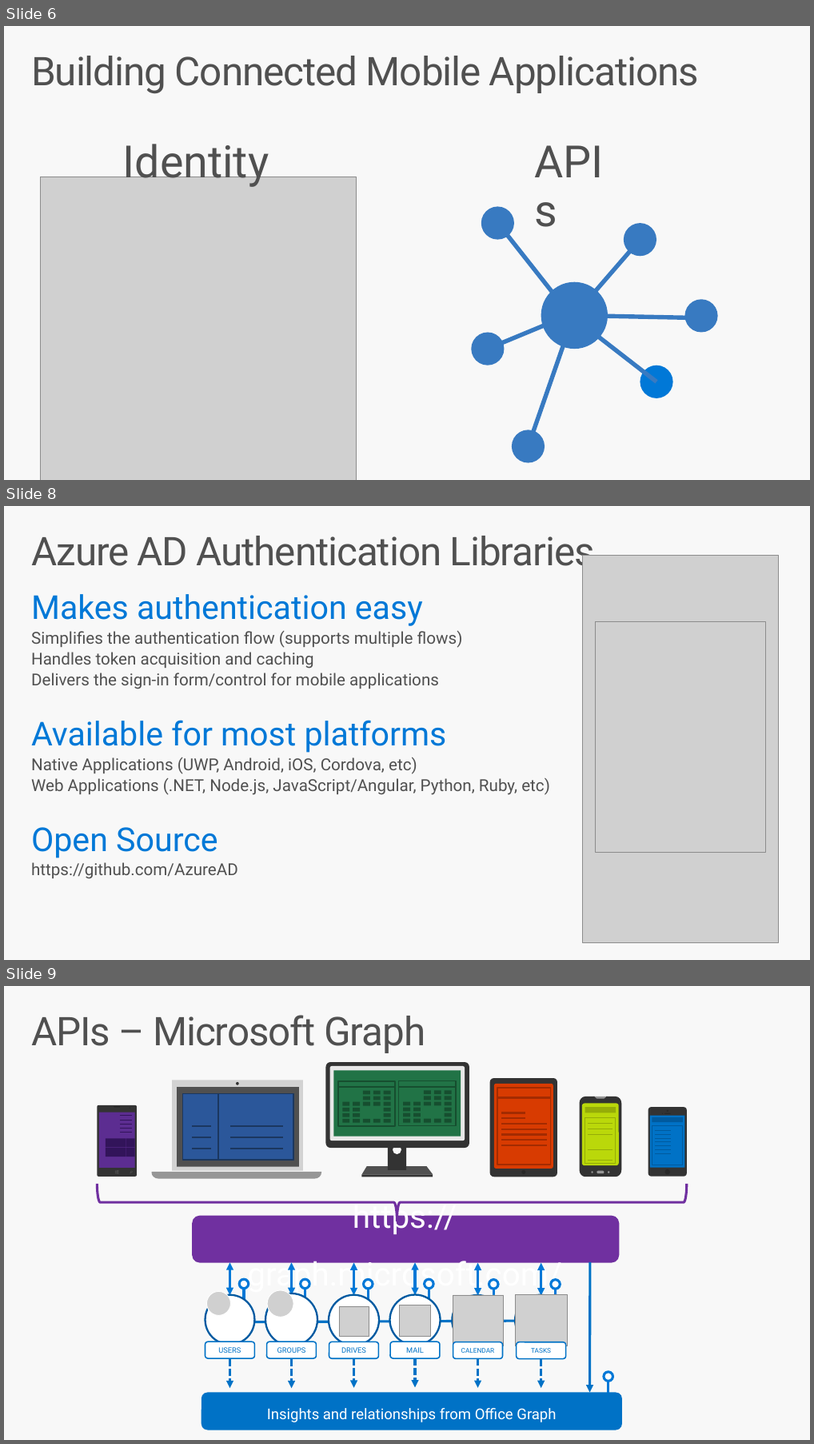
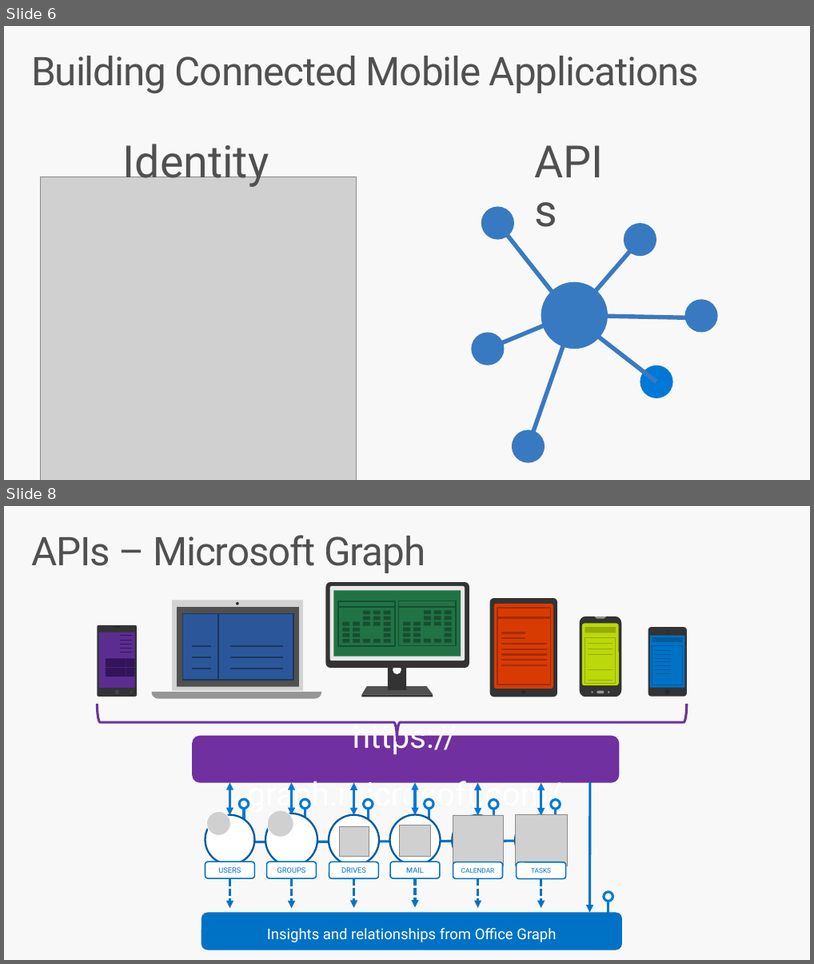
Before and after one commit to Microsoft-Build-2016/CodeLabs-Office, a slide deck: Module1-MsGraphMobile/Slides/Module1-MsGraphMobile.pptx. Shown one above the other, each under a label of ours: slides 6, 8 and 9 before the commit, slides 6 and 8 after it; the slides between them are not shown. The pictures are 814x1444 and 814x964 pixels, drawn with LibreOffice and Linux fonts; fonts in the diff are those of the drawing; grey boxes stand for pictures. Boxes give left, top, right and bottom in pixels: in the first picture for what was removed or moved away, otherwise in the second. Text is boxed around its words. In the diff, an @@ line names an element or a change of style, - is before the commit and + after.

```diff
--- a/Module1-MsGraphMobile/Slides/Module1-MsGraphMobile.pptx
+++ b/Module1-MsGraphMobile/Slides/Module1-MsGraphMobile.pptx
@@ slide 8 removed at (4,506,810,960), background #F8F8F8 @@
@@ title removed at (31,536,595,574) @@
-Azure AD Authentication Libraries
@@ picture removed at (582,555,778,942) @@
@@ text removed at (31,594,550,879) @@
-Makes authentication easy
-  Simplifies the authentication flow (supports multiple flows)
-  Handles token acquisition and caching
-  Delivers the sign-in form/control for mobile applications
-Available for most platforms
-  Native Applications (UWP, Android, iOS, Cordova, etc)
-  Web Applications (.NET, Node.js, JavaScript/Angular, Python, Ruby, etc)
-  Open Source
-  https://github.com/AzureAD
@@ picture removed at (595,622,766,852) @@
@@ what was slide 9 is now slide 8 @@
```
Also in this commit, not shown: 2 slides changed, 10 other files.
